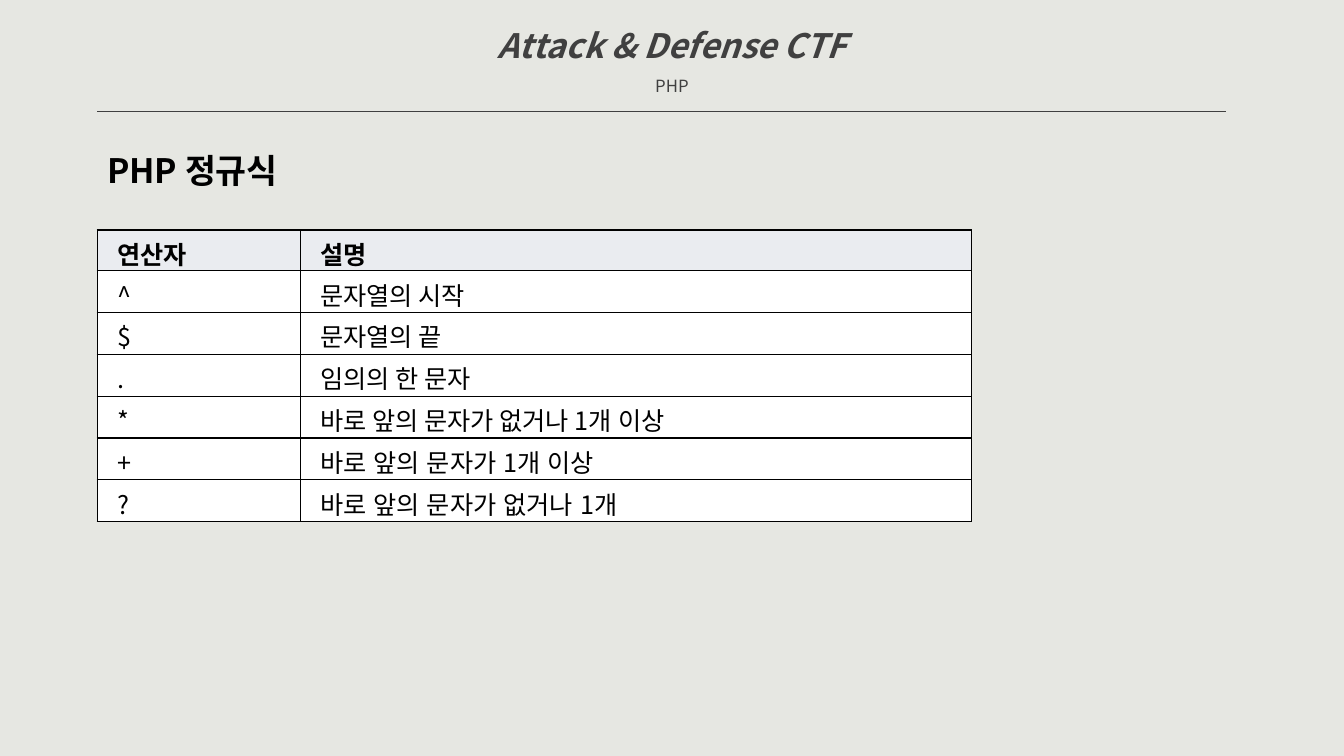
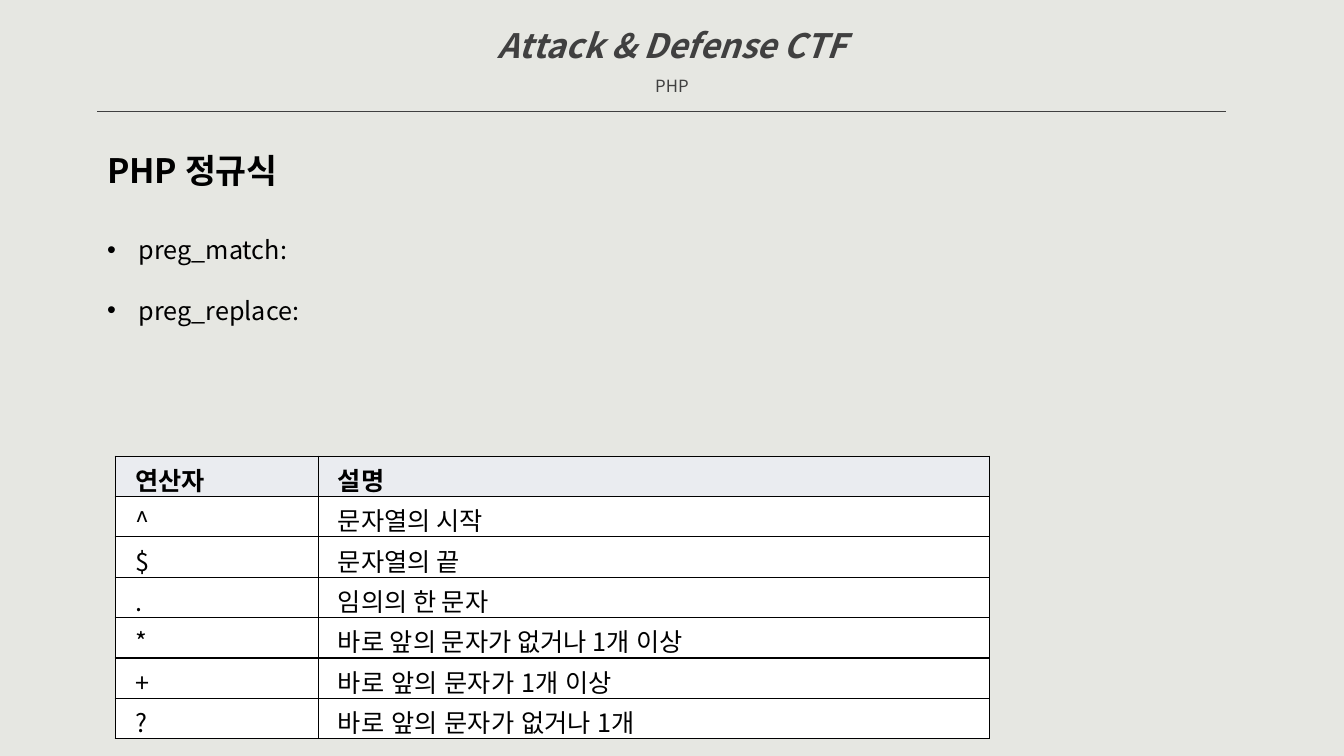
Before and after one commit to raxkson/kisec, a slide deck: slide 46 of Doc/Attack&Defense CTF-dev.pptx (slide 45 before the commit). Drawn at 1344x756 pixels with LibreOffice and Linux fonts; fonts in the diff are those of the drawing. Boxes give left, top, right and bottom in pixels: in the first picture for what was removed or moved away, otherwise in the second. Text is boxed around its words. In the diff, an @@ line names an element or a change of style, - is before the commit and + after.

```diff
--- a/Doc/Attack&Defense CTF-dev.pptx
+++ b/Doc/Attack&Defense CTF-dev.pptx
@@ text added at [139, 239, 300, 326], 18 pt, text #000000 @@
+• preg_match:
+• preg_replace:
@@ table: place and size @@
-table at [98, 230, 973, 521]
+table at [115, 457, 990, 739]
```
Also in this commit, not shown: 8 other slides changed, 3 slides added, 1 slide removed, 1 other file.
